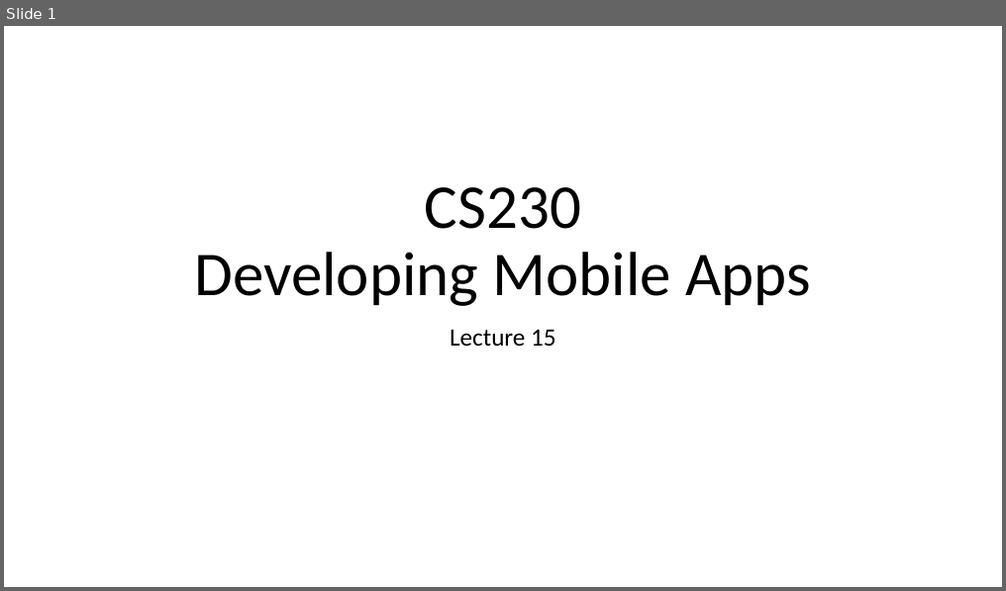
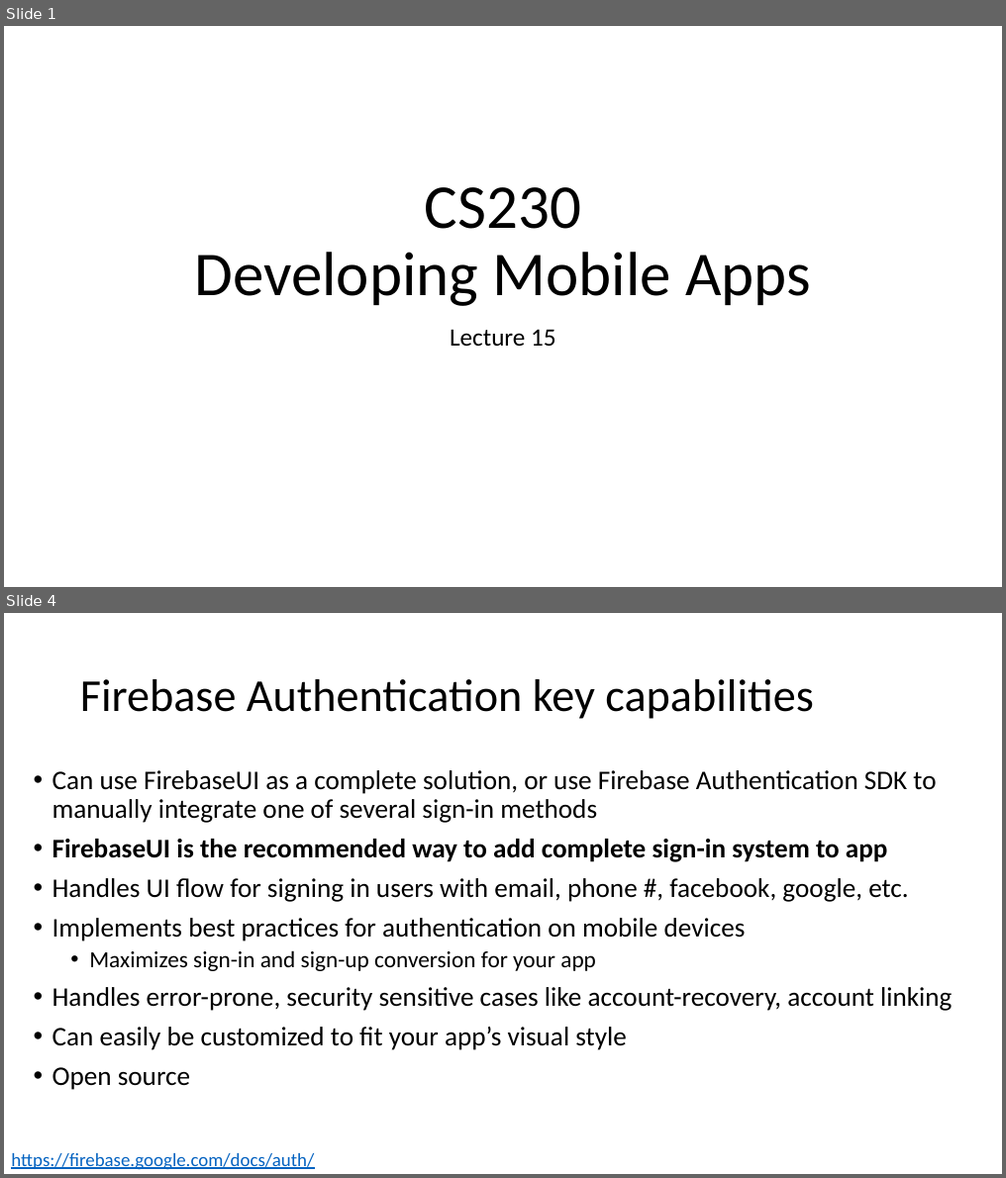
Before and after one commit to russellu/cs230, a slide deck: Lecture_15.pptx. Shown one above the other, each under a label of ours: slide 1 before the commit, slides 1 and 4 after it; the slides between them are not shown. The pictures are 1006x591 and 1006x1178 pixels, drawn with LibreOffice and Linux fonts; fonts in the diff are those of the drawing. Boxes give left, top, right and bottom in pixels: in the first picture for what was removed or moved away, otherwise in the second. Text is boxed around its words. In the diff, an @@ line names an element or a change of style, - is before the commit and + after.

```diff
--- a/Lecture_15.pptx
+++ b/Lecture_15.pptx
@@ slide 4 added at (4, 613, 1002, 1174), background #FFFFFF @@
@@ title added at (80, 679, 813, 719), 44 pt, text #000000 @@
+Firebase Authentication key capabilities
@@ text added at (53, 770, 951, 1090), 25.9 pt, text #000000 @@
+• Can use FirebaseUI as a complete solution, or use Firebase Authentication SDK to manually integrate one of several sign-in methods
+• FirebaseUI is the recommended way to add complete sign-in system to app
+• Handles UI flow for signing in users with email, phone #, facebook, google, etc.
+• Implements best practices for authentication on mobile devices
+  • Maximizes sign-in and sign-up conversion for your app
+• Handles error-prone, security sensitive cases like account-recovery, account linking
+• Can easily be customized to fit your app’s visual style
+• Open source
@@ text added at (11, 1154, 314, 1170), 18 pt, text #0563C1, underline @@
+https://firebase.google.com/docs/auth/
```
Also in this commit, not shown: 1 slide changed, 34 other slides added.
